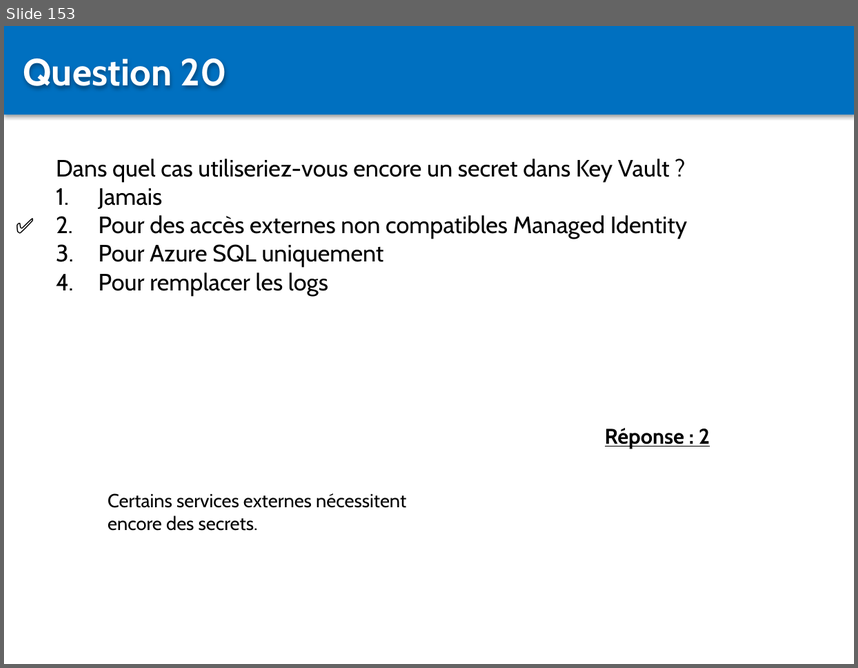
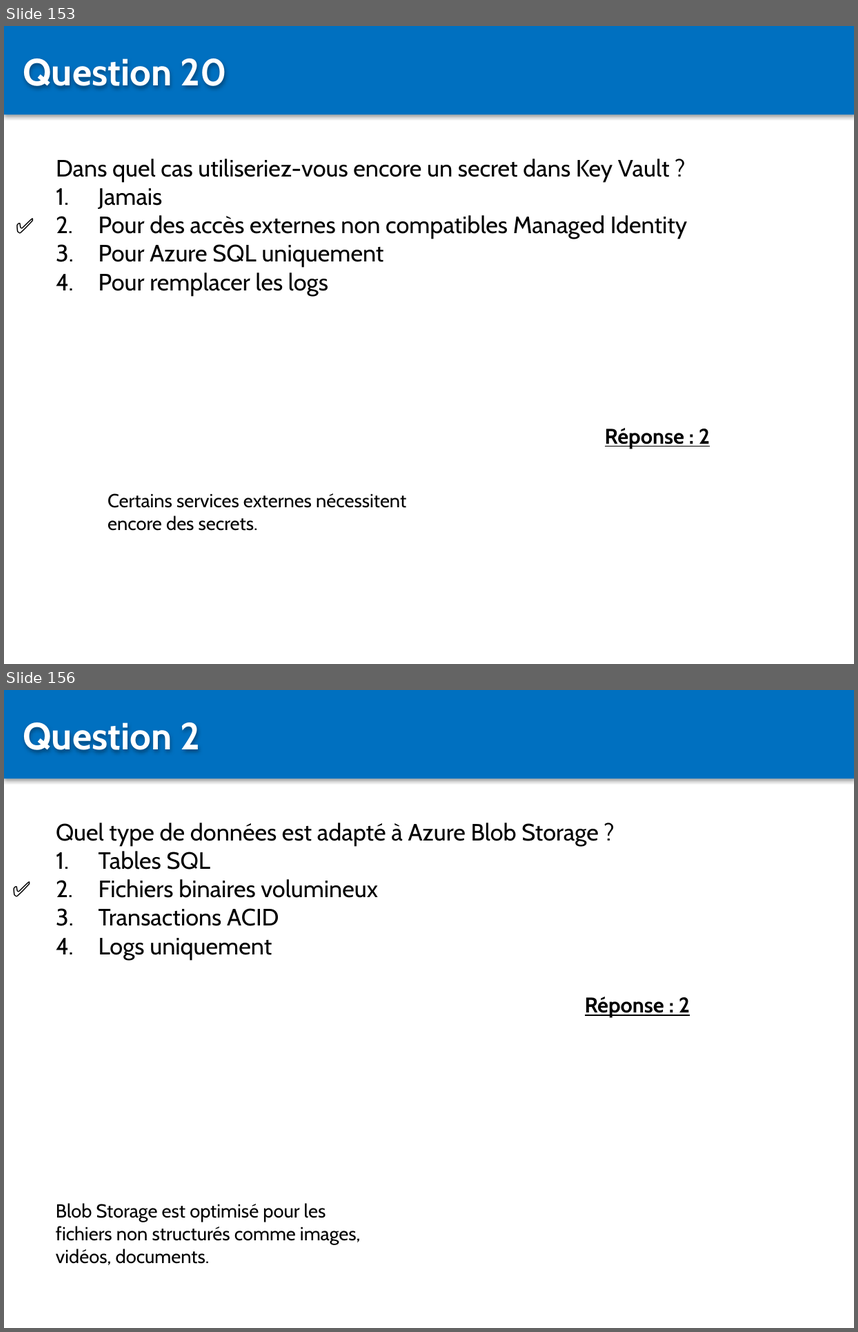
Before and after one commit to Sybaris-Classroom/az-204, a slide deck: Quiz/Quiz.pptx. Shown one above the other, each under a label of ours: slide 153 before the commit, slides 153 and 156 after it; the slides between them are not shown. The pictures are 858x668 and 858x1332 pixels, drawn with LibreOffice and Linux fonts; fonts in the diff are those of the drawing. Boxes give left, top, right and bottom in pixels: in the first picture for what was removed or moved away, otherwise in the second. Text is boxed around its words. In the diff, an @@ line names an element or a change of style, - is before the commit and + after.

```diff
--- a/Quiz/Quiz.pptx
+++ b/Quiz/Quiz.pptx
@@ slide 156 added at [4, 690, 854, 1328], background #FFFFFF @@
@@ rectangle added at [4, 690, 854, 778], fill #0070C0 @@
@@ text added at [23, 722, 201, 752], 32 pt, text #FFFFFF, bold @@
+Question 2
@@ text added at [56, 822, 599, 960], 20 pt, text #000000 @@
+Quel type de données est adapté à Azure Blob Storage ?
+1. Tables SQL
+2. Fichiers binaires volumineux
+3. Transactions ACID
+4. Logs uniquement
@@ text added at [4, 871, 56, 905], 18 pt, text #000000, bold @@
+✅
@@ text added at [585, 996, 690, 1017], 18 pt, text #000000, bold, underline @@
+Réponse : 2
@@ text added at [56, 1203, 361, 1265], 16 pt, text #000000 @@
+Blob Storage est optimisé pour les fichiers non structurés comme images, vidéos, documents.
```
Also in this commit, not shown: 22 other slides added, 8 other files.
